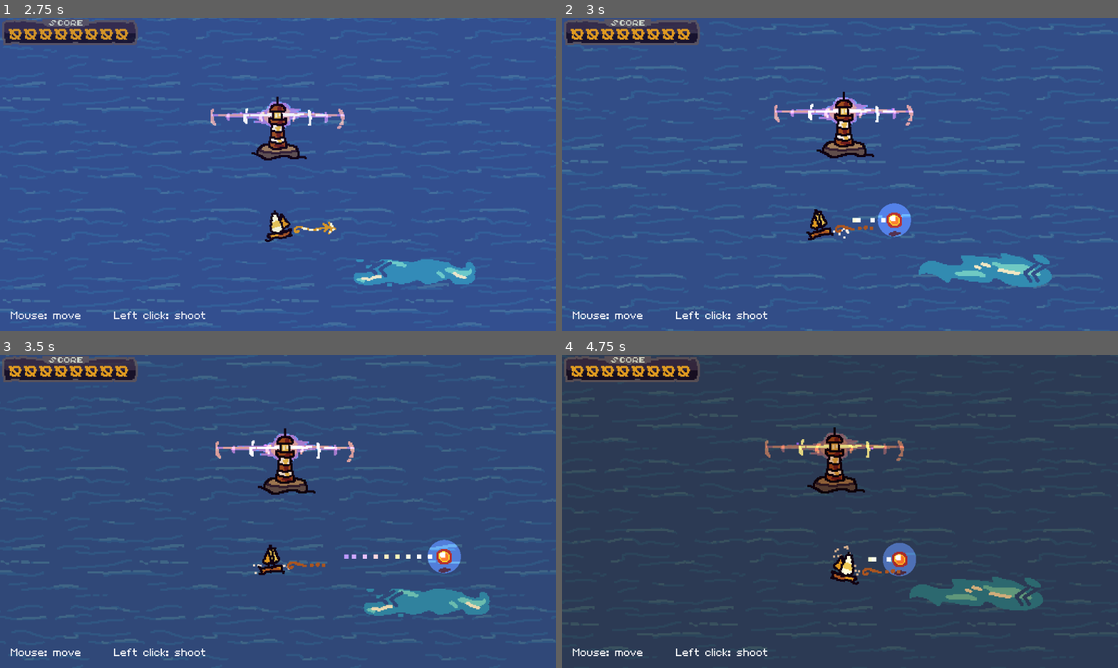
Above: before the commit, frames 1-4 (two rows, left to right).
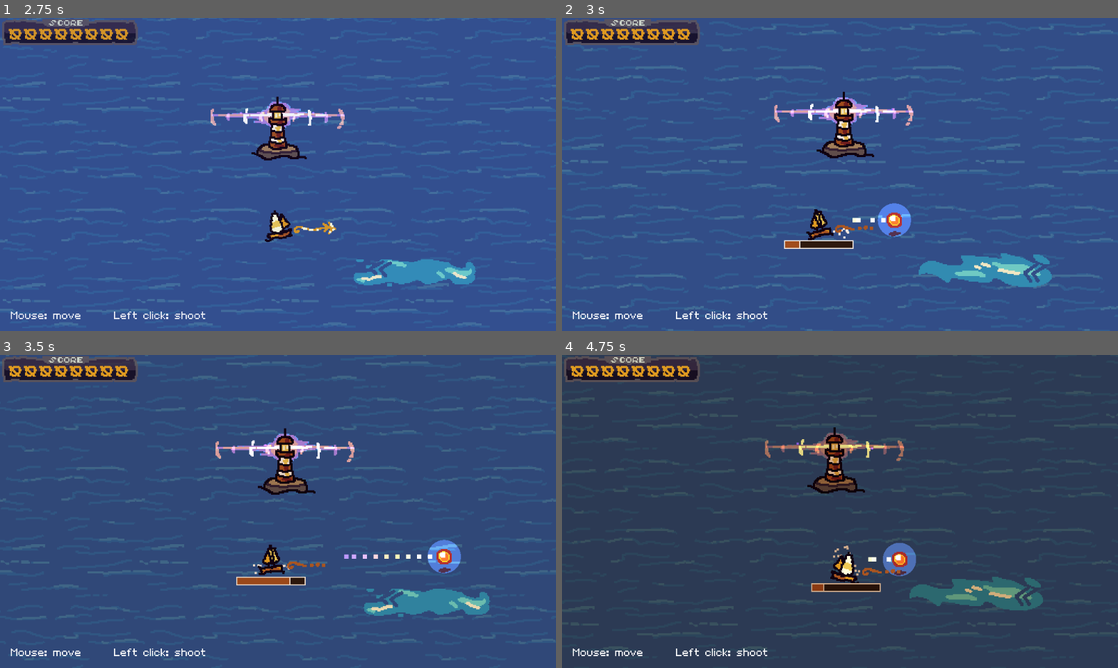
Above: after the commit, the same moments.

Repository: cagibi-dev/lighthouse-keeper
Game: Godot game, scene res://menu/TitleScreen.tscn
The game is run twice, just before and just after one commit, with the same random seed, the same clock (stepped at 60 frames per second) and the same inputs.
Inputs (mouse positions are in pixels of both pictures, inside the frame that each line leads up to):
- Up to frame 1 (2.75 s): click "Play" at 0.5 s; click "> Click here to skip <" at 1.25 s; click "> Click here to skip <" at 2 s
- Up to frame 2 (3 s): tap Enter (ui_accept) at 2.75 s; move the mouse to (962, 158) at 2.77 s; hold Right (move_right) from 2.78 s (still down); hold Space (shoot) from 2.78 s (still down); click (962, 158) at 2.92 s
- Up to frame 3 (3.5 s): keep holding Right (move_right); keep holding Space (shoot); tap Enter (ui_accept) at 3.02, 3.05, 3.32 s
- Up to frame 4 (4.75 s): move the mouse to (728, 527) at 3.52 s; release Right (move_right) at 3.53 s; release Space (shoot) at 3.53 s; hold Down (move_down) 3.53-4.28 s; tap Enter (ui_accept) at 3.6, 3.77, 4.07, 4.55 s; click (728, 527) at 3.67 s; tap Space (shoot) at 3.8 s; move the mouse to (895, 442) at 4.27 s; hold Right (move_right) from 4.28 s (still down); hold Space (shoot) from 4.28 s (still down); click (895, 442) at 4.42 s

Frame 1 is identical in both runs. In frame 2, 0.4% of the frame differs, in the area x 39-53%, y 70-74%; in frame 3, 0.4%, in the area x 42-55%, y 70-74%; in frame 4, 0.4%.

Commit message:
Add CooldownBar
A progress bar below the player's ship that displays the time remaining to cooldown the player weapon

Diff:
--- a/player/Player.gd
+++ b/player/Player.gd
@@ -51,6 +51,8 @@
 		can_shoot = false
 		$ShootLine.region_rect.position.y = 16.0
 		$Shoot/Timer.start()
+		$CooldownBar/AnimationPlayer.playback_speed = 1.0 / $Shoot/Timer.wait_time
+		$CooldownBar/AnimationPlayer.play("charge")
 		$Shoot.play()
 		emit_signal("shoot", global_position, vel, bullet)
 		velocity -= vel
--- a/player/Player.tscn
+++ b/player/Player.tscn
@@ -1,10 +1,12 @@
-[gd_scene load_steps=13 format=2]
+[gd_scene load_steps=16 format=2]
 
 [ext_resource path="res://player/player.png" type="Texture" id=1]
 [ext_resource path="res://player/Player.gd" type="Script" id=2]
 [ext_resource path="res://world/light.png" type="Texture" id=3]
+[ext_resource path="res://player/cooldown_bar/recharging_flat_box.tres" type="StyleBox" id=4]
 [ext_resource path="res://player/cannon.wav" type="AudioStream" id=5]
 [ext_resource path="res://player/hurt.wav" type="AudioStream" id=6]
+[ext_resource path="res://player/cooldown_bar/background_flat_box.tres" type="StyleBox" id=7]
 
 [sub_resource type="CanvasItemMaterial" id=1]
 light_mode = 1
@@ -99,6 +101,33 @@
 tracks/0/enabled = true
 tracks/0/keys = {
 "times": PoolRealArray( 0, 0.4 ),
+"transitions": PoolRealArray( 1, 1 ),
+"update": 1,
+"values": [ true, false ]
+}
+
+[sub_resource type="Animation" id=8]
+resource_name = "charge"
+tracks/0/type = "value"
+tracks/0/path = NodePath(".:value")
+tracks/0/interp = 1
+tracks/0/loop_wrap = true
+tracks/0/imported = false
+tracks/0/enabled = true
+tracks/0/keys = {
+"times": PoolRealArray( 0, 1 ),
+"transitions": PoolRealArray( 1, 1 ),
+"update": 0,
+"values": [ 0.0, 100.0 ]
+}
+tracks/1/type = "value"
+tracks/1/path = NodePath(".:visible")
+tracks/1/interp = 1
+tracks/1/loop_wrap = true
+tracks/1/imported = false
+tracks/1/enabled = true
+tracks/1/keys = {
+"times": PoolRealArray( 0, 1 ),
 "transitions": PoolRealArray( 1, 1 ),
 "update": 1,
 "values": [ true, false ]
@@ -185,6 +214,24 @@
 
 [node name="Immune" type="AnimationPlayer" parent="."]
 anims/immune = SubResource( 7 )
+
+[node name="CooldownBar" type="ProgressBar" parent="."]
+visible = false
+margin_left = -32.0
+margin_top = 7.0
+margin_right = 32.0
+margin_bottom = 15.0
+custom_styles/fg = ExtResource( 4 )
+custom_styles/bg = ExtResource( 7 )
+max_value = 100.0
+value = 100.0
+percent_visible = false
+__meta__ = {
+"_edit_use_anchors_": false
+}
+
+[node name="AnimationPlayer" type="AnimationPlayer" parent="CooldownBar"]
+anims/charge = SubResource( 8 )
 [connection signal="timeout" from="Shoot/Timer" to="." method="_on_Timer_timeout"]
 [connection signal="area_entered" from="HitBox" to="." method="_on_HitBox_area_entered"]
 [connection signal="body_entered" from="HitBox" to="." method="_on_HitBox_area_entered"]
--- /dev/null
+++ b/player/cooldown_bar/background_flat_box.tres
@@ -0,0 +1,10 @@
+[gd_resource type="StyleBoxFlat" format=2]
+
+[resource]
+bg_color = Color( 0.188235, 0.105882, 0.0588235, 1 )
+border_width_left = 1
+border_width_top = 1
+border_width_right = 1
+border_width_bottom = 1
+border_color = Color( 1, 1, 1, 1 )
+anti_aliasing = false
--- /dev/null
+++ b/player/cooldown_bar/recharging_flat_box.tres
@@ -0,0 +1,10 @@
+[gd_resource type="StyleBoxFlat" format=2]
+
+[resource]
+bg_color = Color( 0.666667, 0.333333, 0.12549, 1 )
+border_width_left = 1
+border_width_top = 1
+border_width_right = 1
+border_width_bottom = 1
+border_color = Color( 1, 1, 1, 1 )
+anti_aliasing = false
